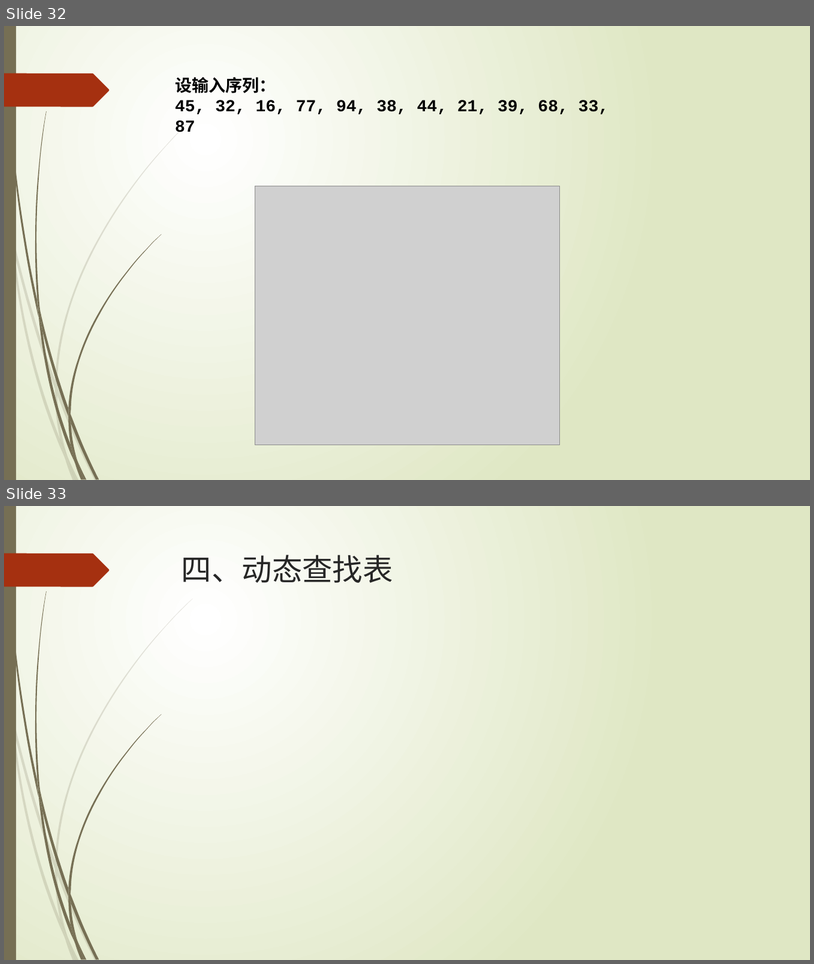
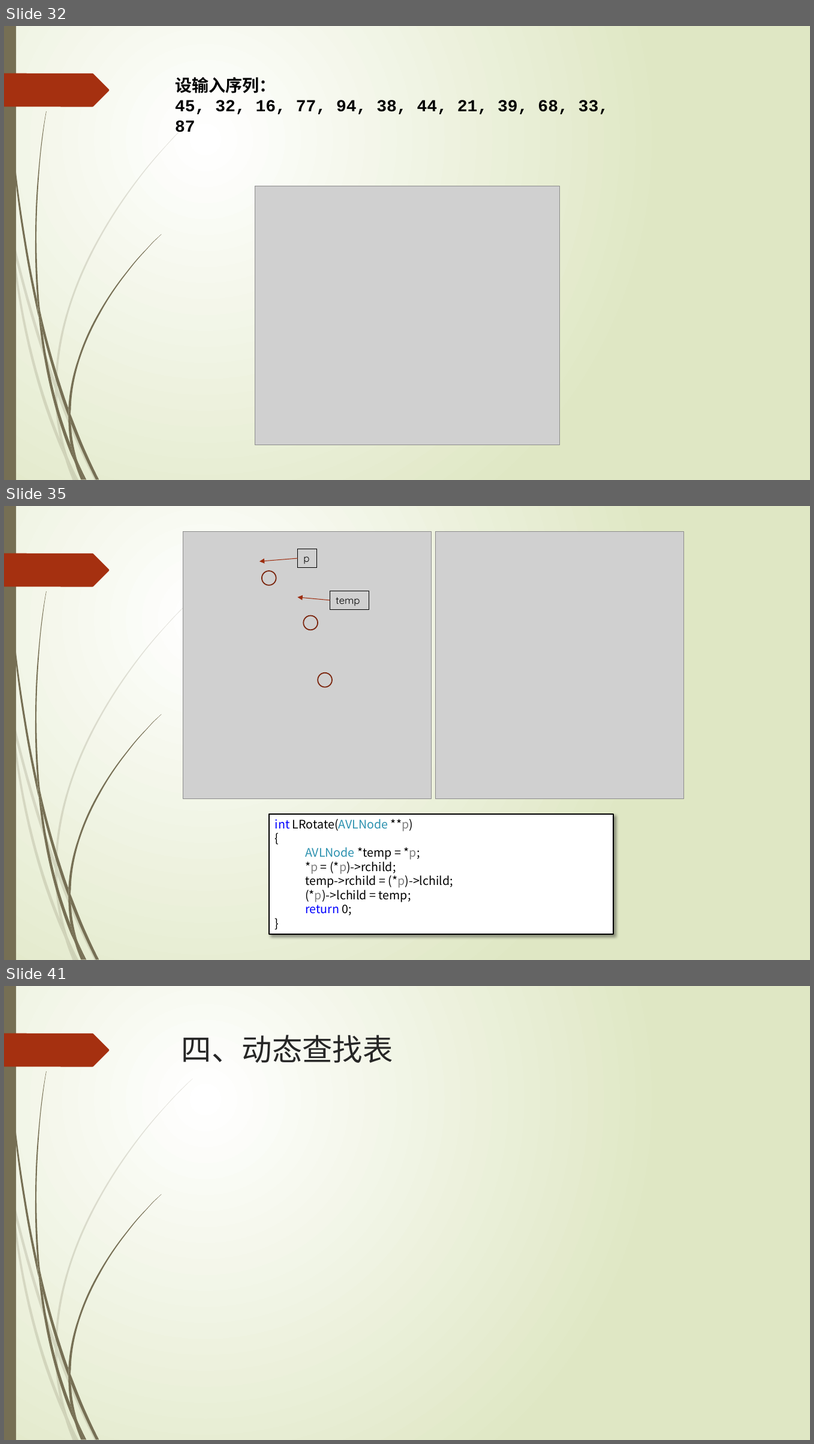
Before and after one commit to TeacherPeng/Datastruct, a slide deck: 教案/第08章 集合与查找.pptx. Shown one above the other, each under a label of ours: slides 32 and 33 before the commit, slides 32, 35 and 41 after it; the slides between them are not shown. The pictures are 814x964 and 814x1444 pixels, drawn with LibreOffice and Linux fonts; fonts in the diff are those of the drawing; grey boxes stand for pictures. Boxes give left, top, right and bottom in pixels: in the first picture for what was removed or moved away, otherwise in the second. Text is boxed around its words. In the diff, an @@ line names an element or a change of style, - is before the commit and + after.

```diff
--- a/教案/第08章 集合与查找.pptx
+++ b/教案/第08章 集合与查找.pptx
@@ slide 35 added at <box>4,506,810,960</box>, background gradient #FFFFFF to #DFE8C4; not listed: 24 template elements that a slide beside it also shows @@
@@ picture added at <box>183,532,432,799</box> @@
@@ picture added at <box>436,532,684,799</box> @@
@@ arrow added from (298, 558) to (260, 562), #9E2E0F 0.75 pt @@
@@ rectangle added at <box>298,549,317,567</box>, outline #000000 0.75 pt, 12 pt, text #000000 @@
+p
@@ ellipse added at <box>262,571,276,585</box>, outline #7A240C 1.25 pt @@
@@ rectangle added at <box>330,591,369,609</box>, outline #000000 0.75 pt, 12 pt, text #000000 @@
+temp
@@ arrow added from (330, 600) to (298, 597), #9E2E0F 0.75 pt @@
@@ ellipse added at <box>303,615,318,630</box>, outline #7A240C 1.25 pt @@
@@ ellipse added at <box>318,673,332,687</box>, outline #7A240C 1.25 pt @@
@@ rectangle added at <box>269,814,614,934</box>, fill #FFFFFF, outline #000000 1.25 pt, 14 pt, text #000000 @@
+int LRotate(AVLNode **p)
+{
+  AVLNode *temp = *p;
+  *p = (*p)->rchild;
+  temp->rchild = (*p)->lchild;
+  (*p)->lchild = temp;
+  return 0;
+}
@@ what was slide 33 is now slide 41 @@
```
Also in this commit, not shown: 7 other slides added, 1 other file.
